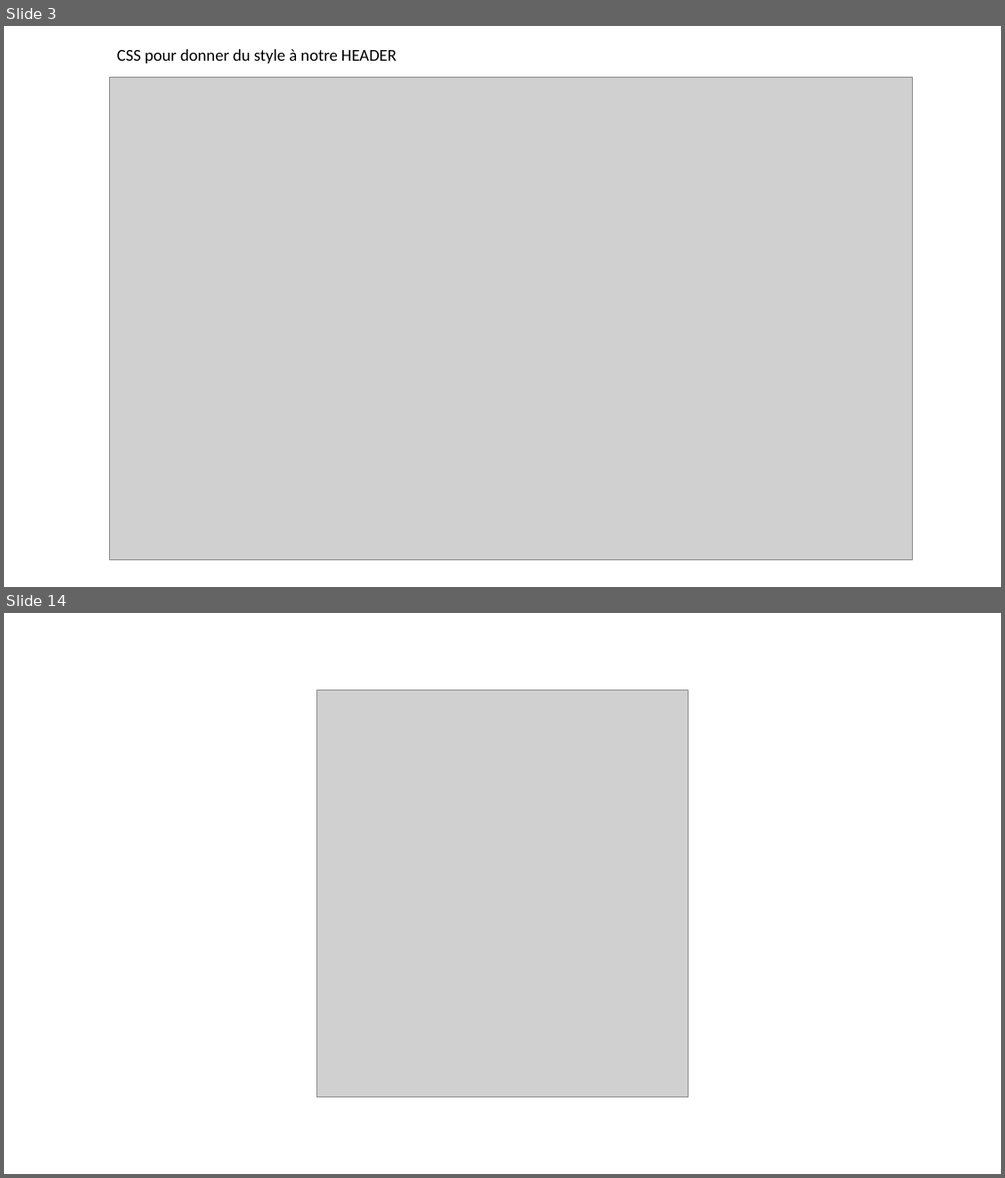
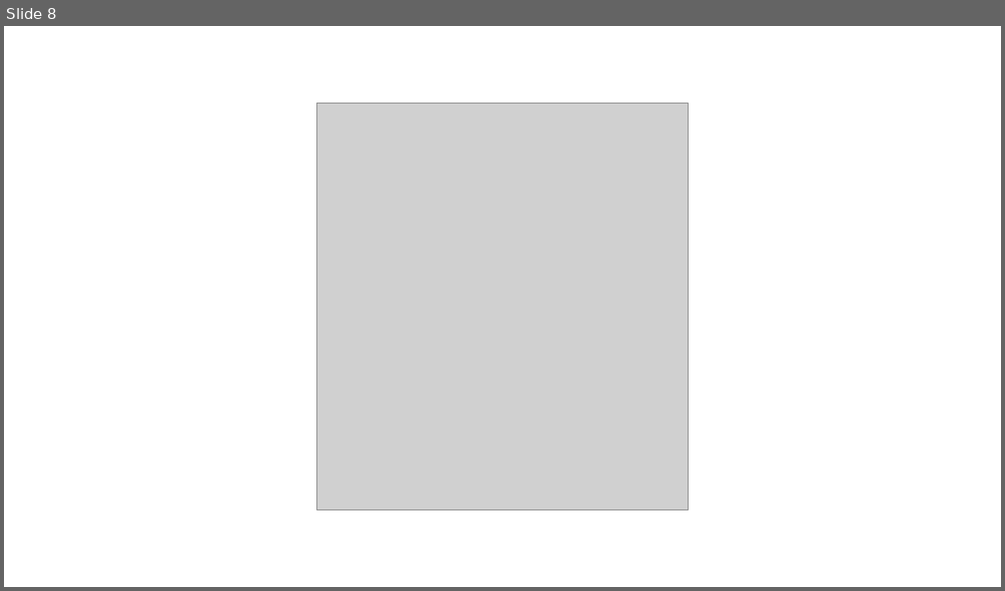
Before and after one commit to SergeMiro/sergiyMirochnyk_2_30032021, a slide deck: PRESENTATION-SergiyMirochnyk-_2_30032021.pptx. Shown one above the other, each under a label of ours: slides 3 and 14 before the commit, slide 8 after it; the slides between them are not shown. The pictures are 1005x1178 and 1005x591 pixels, drawn with LibreOffice and Linux fonts; fonts in the diff are those of the drawing; grey boxes stand for pictures. Boxes give left, top, right and bottom in pixels: in the first picture for what was removed or moved away, otherwise in the second. Text is boxed around its words. In the diff, an @@ line names an element or a change of style, - is before the commit and + after.

```diff
--- a/PRESENTATION-SergiyMirochnyk-_2_30032021.pptx
+++ b/PRESENTATION-SergiyMirochnyk-_2_30032021.pptx
@@ slide 3 removed at (4, 26, 1001, 587), background #FFFFFF @@
@@ title removed at (117, 49, 396, 63) @@
-CSS pour donner du style à notre HEADER
@@ picture removed at (109, 77, 912, 560) @@
@@ what was slide 14 is now slide 8 @@
```
Also in this commit, not shown: 1 slide changed, 6 slides added, 11 other slides removed, 3 other files.
